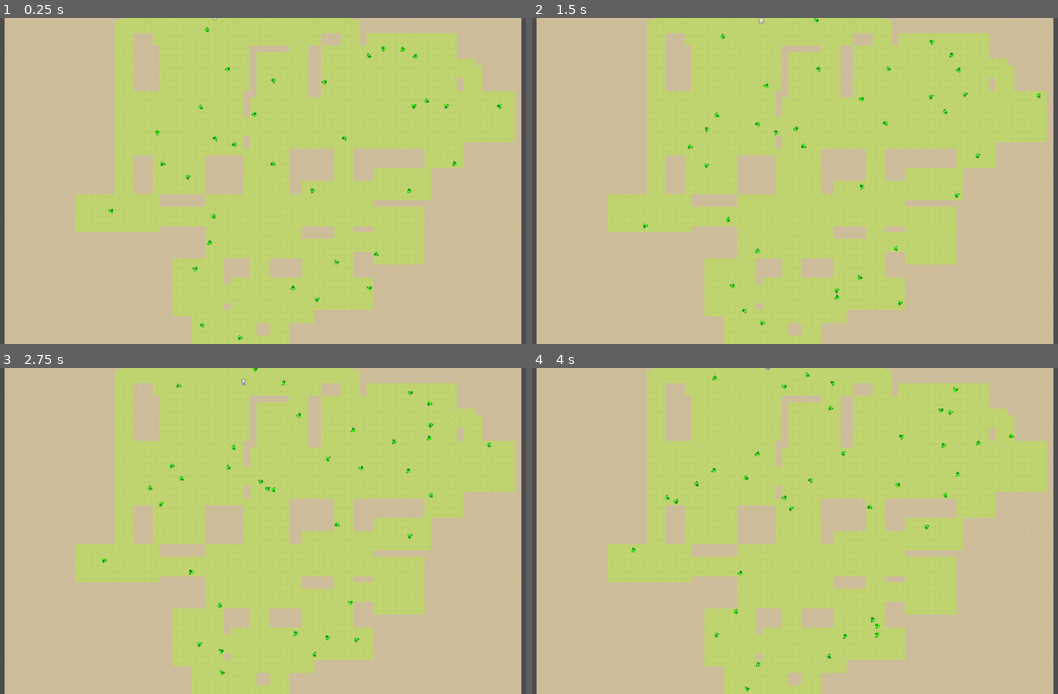
Above: before the commit, frames 1-4 (two rows, left to right).
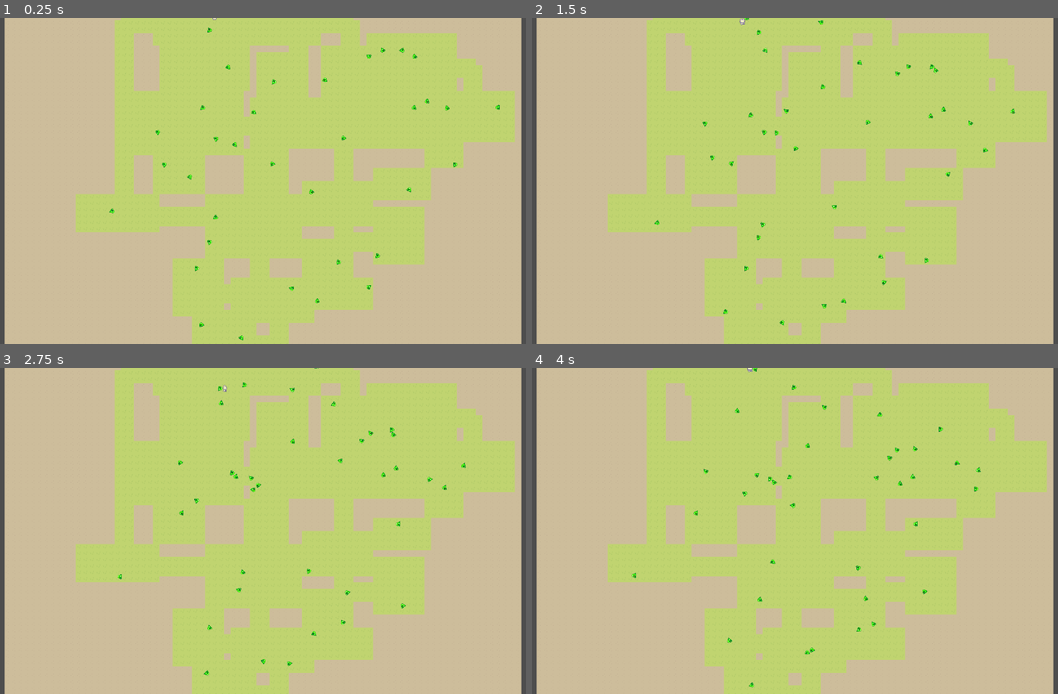
Above: after the commit, the same moments.

Repository: cleverLucky/Rogue
Game: Godot game, scene res://scenes/main.tscn
Same seed, same stepped clock (60 frames per second), same inputs: the game is played once before the commit and once after it. The project has no main scene, so this scene is started directly.
Inputs:
- Up to frame 1 (0.25 s): no input
- Up to frame 2 (1.5 s): hold D (right) 0.53-1.28 s; hold S (down) from 1.28 s (still down)
- Up to frame 3 (2.75 s): release S (down) at 2.03 s; hold D (right) from 2.03 s (still down)
- Up to frame 4 (4 s): release D (right) at 2.78 s; hold W (up) 2.78-3.53 s; hold A (left) from 3.53 s (still down)

The runs differ from the first frame. In frame 1, 0.5% of the frame differs, in the area x 20-96%, y 2-99%; in frame 2, 0.8%; in frame 3, 0.8%, in the area x 19-94%, y 0-95%; in frame 4, 0.8%.

Commit message:
给怪物设置边界

Diff:
--- a/scenes/enemy.tscn
+++ b/scenes/enemy.tscn
@@ -81,3 +81,4 @@
 path_desired_distance = 4.0
 target_desired_distance = 4.0
 path_max_distance = 50.0
+avoidance_enabled = true
--- a/scripts/DungeonCore.gd
+++ b/scripts/DungeonCore.gd
@@ -292,3 +292,6 @@
 func set_grid_tile(x: int, y: int):
 	if x >= 0 and x < map_width and y >= 0 and y < map_height:
 		grid[y][x] = 1
+
+func get_rooms() -> Array[Dictionary]:
+	return rooms
--- a/scripts/DungeonGenerator.gd
+++ b/scripts/DungeonGenerator.gd
@@ -55,7 +55,7 @@
 
 	# 初始化参数
 	# spawner.initialize(grid, tile_size, map_width, map_height)
-	spawner.initialize(grid, tile_size, map_width, map_height, dungeon_core.rooms)
+	spawner.initialize(grid, tile_size, map_width, map_height, dungeon_core.get_rooms())
 
 	# 关键修复：强制加载敌人场景（防止编辑器没设置）
 	spawner.enemy_scene = load("res://scenes/enemy.tscn")
--- a/scripts/EnemySpawner.gd
+++ b/scripts/EnemySpawner.gd
@@ -1,14 +1,14 @@
-# scripts/EnemySpawner.gd (房间优先版 - 走廊0怪物)
+# scripts/EnemySpawner.gd (房间优先 + 走廊0怪物 + 每个怪物绑定房间)
 extends Node
 class_name EnemySpawner
 
-@export var enemy_scene: PackedScene  # 编辑器拖入 enemy.tscn
+@export var enemy_scene: PackedScene # 编辑器拖入 enemy.tscn
 @export var min_enemies: int = 18
 @export var max_enemies: int = 40
 @export var grid_divisions: int = 7   # 分块数（房间内均匀）
 
 var grid: Array = []
-var rooms: Array[Dictionary] = []     # 新增：房间数据 {'rect':Rect2, 'center':Vector2}
+var rooms: Array[Dictionary] = []     # 房间数据
 var tile_size: int = 16
 var map_width: int = 80
 var map_height: int = 60
@@ -47,25 +47,24 @@
 			round(rect.size.y)
 		)
 
-		# 房间内分小块（grid_divisions / rooms.size() 约1-2块/房间）
+		# 房间内分小块（根据房间大小动态分块）
 		var room_blocks_x = max(1, int(room_rect.size.x / (map_width / grid_divisions)))
 		var room_blocks_y = max(1, int(room_rect.size.y / (map_height / grid_divisions)))
 
 		for rx in range(room_blocks_x):
 			for ry in range(room_blocks_y):
-				# 小块范围
 				var bx_start = room_rect.position.x + rx * (room_rect.size.x / room_blocks_x)
 				var by_start = room_rect.position.y + ry * (room_rect.size.y / room_blocks_y)
 				var b_w = room_rect.size.x / room_blocks_x
 				var b_h = room_rect.size.y / room_blocks_y
 
-				var room_block_floors = _get_room_floors_in_block(bx_start, by_start, b_w, b_h)
+				var room_block_floors = _get_room_floors_in_block(bx_start, by_start, b_w, b_h, room_rect)
 				if room_block_floors.is_empty():
 					continue
 
 				# 随机选1个
 				var pos = room_block_floors[randi() % room_block_floors.size()]
-				if _place_enemy(pos):
+				if _place_enemy(room_rect, pos):  # 关键：传入 room_rect
 					spawned += 1
 					if spawned >= target_count:
 						return spawned
@@ -77,35 +76,34 @@
 		if all_room_floors.is_empty():
 			break
 		var pos = all_room_floors[randi() % all_room_floors.size()]
-		if _place_enemy(pos):
+		# 补足时随机选一个房间的 rect（这里简单取第一个有地板的房间）
+		var random_room_rect = _get_random_room_rect_with_floors()
+		if _place_enemy(random_room_rect, pos):
 			spawned += 1
 			remaining -= 1
 
 	return spawned
 
-# 房间块内地板点（只房间内）
-func _get_room_floors_in_block(start_x: int, start_y: int, block_w: int, block_h: int) -> Array[Vector2i]:
+# 房间块内地板点（只在指定房间内）
+func _get_room_floors_in_block(start_x: int, start_y: int, block_w: int, block_h: int, room_rect: Rect2i) -> Array[Vector2i]:
 	var floors: Array[Vector2i] = []
 	for x in range(start_x, min(start_x + block_w, map_width)):
 		for y in range(start_y, min(start_y + block_h, map_height)):
-			# 只房间内 + 是地板
-			if grid[y][x] == 1 and _is_in_any_room(x, y):
-				floors.append(Vector2i(x, y))
+			var pos = Vector2i(x, y)
+			if grid[y][x] == 1 and room_rect.has_point(pos):
+				floors.append(pos)
 	return floors
-
-# 检查点是否在任意房间内
-func _is_in_any_room(x: int, y: int) -> bool:
-	for room in rooms:
-		var rect_i = Rect2i(room.rect.position.round(), room.rect.size.round())
-		if rect_i.has_point(Vector2i(x, y)):
-			return true
-	return false
 
 # 收集全房间地板（补足用）
 func _collect_all_room_floors() -> Array[Vector2i]:
 	var floors: Array[Vector2i] = []
 	for room in rooms:
-		var rect_i = Rect2i(room.rect.position.round(), room.rect.size.round())
+		var rect_i = Rect2i(
+			round(room.rect.position.x),
+			round(room.rect.position.y),
+			round(room.rect.size.x),
+			round(room.rect.size.y)
+		)
 		for x in range(rect_i.position.x, rect_i.position.x + rect_i.size.x):
 			for y in range(rect_i.position.y, rect_i.position.y + rect_i.size.y):
 				if x >= 0 and x < map_width and y >= 0 and y < map_height and grid[y][x] == 1:
@@ -114,8 +112,21 @@
 						floors.append(Vector2i(x, y))
 	return floors
 
-# 放置怪物
-func _place_enemy(pos: Vector2i) -> bool:
+# 随机选一个有地板的房间 rect（补足用）
+func _get_random_room_rect_with_floors() -> Rect2i:
+	for room in rooms:
+		var rect_i = Rect2i(
+			round(room.rect.position.x),
+			round(room.rect.position.y),
+			round(room.rect.size.x),
+			round(room.rect.size.y)
+		)
+		if not _get_room_floors_in_block(rect_i.position.x, rect_i.position.y, rect_i.size.x, rect_i.size.y, rect_i).is_empty():
+			return rect_i
+	return Rect2i()  # 空
+
+# 放置怪物（绑定房间边界）
+func _place_enemy(room_rect: Rect2i, pos: Vector2i) -> bool:
 	var key = str(pos.x) + "," + str(pos.y)
 	if used_positions.has(key):
 		return false
@@ -123,6 +134,13 @@
 	var enemy = enemy_scene.instantiate() as Node2D
 	if enemy:
 		enemy.position = Vector2(pos.x * tile_size + tile_size / 2.0, pos.y * tile_size + tile_size / 2.0)
+
+		# 关键：给怪物设置它的专属房间边界（像素单位）
+		enemy.my_room_bounds = Rect2(
+			room_rect.position * tile_size,
+			room_rect.size * tile_size
+		)
+
 		add_child(enemy)
 		used_positions[key] = true
 		return true
@@ -130,7 +148,7 @@
 
 func initialize(grid_ref: Array, tile_size_val: int, w: int, h: int, rooms_ref: Array[Dictionary]):
 	grid = grid_ref
-	rooms = rooms_ref  # 新增：传入房间数据
+	rooms = rooms_ref
 	tile_size = tile_size_val
 	map_width = w
 	map_height = h
--- a/scripts/enemy.gd
+++ b/scripts/enemy.gd
@@ -1,67 +1,95 @@
 extends CharacterBody2D
 
-@export var patrol_speed: float = 35.0     # 巡逻慢速
-@export var chase_speed: float = 60.0      # 追击加速
-@export var patrol_radius: float = 80.0    # 巡逻圈半径
-@export var player_chase_distance: float = 150.0  # 发现距离
+@export var patrol_speed: float = 35.0
+@export var chase_speed: float = 60.0
+@export var patrol_radius: float = 80.0
+@export var player_chase_distance: float = 150.0
 
 @onready var nav_agent: NavigationAgent2D = $NavigationAgent2D
+
+var my_room_bounds: Rect2 = Rect2()  # 出生房间边界，由 spawner 设置
 var patrol_center: Vector2
-var player: Node2D
-var chase_timer: float = 0.0  # 追击专用定时器
-var chase_update_interval: float = 0.5  # 追击更新频率
+var player: Node2D = null
 
 func _ready():
 	add_to_group("enemies")
 	patrol_center = position
-	player = get_tree().get_first_node_in_group("player")
 
-	nav_agent.path_desired_distance = 4.0
-	nav_agent.target_desired_distance = 4.0
-	nav_agent.path_max_distance = 50.0
+	# 默认全地图边界（防止未设置）
+	if my_room_bounds == Rect2():
+		my_room_bounds = Rect2(0, 0, 1280, 960)
 
-	# 初始生成巡逻路径
+	# 初始生成第一个巡逻路径
 	_generate_new_patrol_target()
 
-	print("👹 路径结束巡逻小怪激活: ", position)
+	print("👹 房间限定小怪激活，房间边界: ", my_room_bounds)
 
 func _physics_process(delta):
-	chase_timer += delta
+	# 每帧尝试查找玩家（如果还没找到）
+	if player == null:
+		player = get_tree().get_first_node_in_group("player")
 
-	# 动态状态切换
-	if _should_chase_player():
-		# 追击：频繁更新玩家位置
-		if chase_timer > chase_update_interval:
-			nav_agent.set_target_position(player.global_position)
-			chase_timer = 0.0
+	# 判断当前状态
+	var should_chase = _should_chase_player()
+
+	if should_chase:
+		# 追击模式：实时更新玩家位置（保持响应快）
+		nav_agent.set_target_position(player.global_position)
 	else:
-		# 巡逻：只在路径结束时生成新路径
+		# 巡逻模式：**只在路径结束时**才生成新目标（无抖动）
 		if nav_agent.is_navigation_finished():
 			_generate_new_patrol_target()
 
-	# 移动逻辑（始终尝试）
+	# 移动逻辑（始终平滑）
 	if not nav_agent.is_navigation_finished():
 		var next_pos = nav_agent.get_next_path_position()
 		var direction = global_position.direction_to(next_pos).normalized()
 
-		var current_speed = chase_speed if _should_chase_player() else patrol_speed
+		# 方向防零向量抖动
+		if direction.length() < 0.1:
+			direction = velocity.normalized() if velocity.length() > 0 else Vector2.RIGHT
+
+		var current_speed = chase_speed if should_chase else patrol_speed
 		velocity = direction * current_speed
+
+		# 平滑转向（减少抖动）
+		velocity = velocity.lerp(direction * current_speed, delta * 8.0)
 	else:
-		velocity = Vector2.ZERO  # 路径结束微停（自然）
+		# 路径结束时平滑减速（自然停顿）
+		velocity = velocity.move_toward(Vector2.ZERO, patrol_speed * delta * 3.0)
 
 	move_and_slide()
 
-	# 面向移动方向
-	if velocity.length() > 0:
-		rotation = velocity.angle() + PI / 2
+	# 平滑旋转（避免突变）
+	if velocity.length() > 5.0:
+		var target_rot = velocity.angle() + PI / 2
+		rotation = lerp_angle(rotation, target_rot, delta * 10.0)
 
-# 生成新巡逻目标（走到结束才调用）
+# 生成新巡逻目标（只在路径结束时调用）
 func _generate_new_patrol_target():
-	var angle = randf() * TAU
-	var patrol_pos = patrol_center + Vector2(cos(angle), sin(angle)) * patrol_radius
-	nav_agent.set_target_position(patrol_pos)
-	print("👣 新巡逻路径生成: ", patrol_pos)
+	var attempts = 0
+	while attempts < 30:  # 增加尝试次数，确保找到可达点
+		var angle = randf() * TAU
+		var patrol_pos = patrol_center + Vector2(cos(angle), sin(angle)) * patrol_radius
 
-# 判断是否追击玩家
+		# 严格限制在房间内
+		patrol_pos = patrol_pos.clamp(my_room_bounds.position, my_room_bounds.position + my_room_bounds.size)
+
+		# 设置新目标
+		nav_agent.set_target_position(patrol_pos)
+
+		# 检查是否可达（NavAgent 会自动计算）
+		if nav_agent.is_target_reachable():
+			break
+
+		attempts += 1
+
+	if attempts >= 30:
+		print("警告：怪物无法生成有效巡逻点，房间可能太小")
+
 func _should_chase_player() -> bool:
-	return player and global_position.distance_to(player.global_position) < player_chase_distance
+	if player == null:
+		return false
+
+	var dist = global_position.distance_to(player.global_position)
+	return dist < player_chase_distance and my_room_bounds.has_point(player.global_position)
